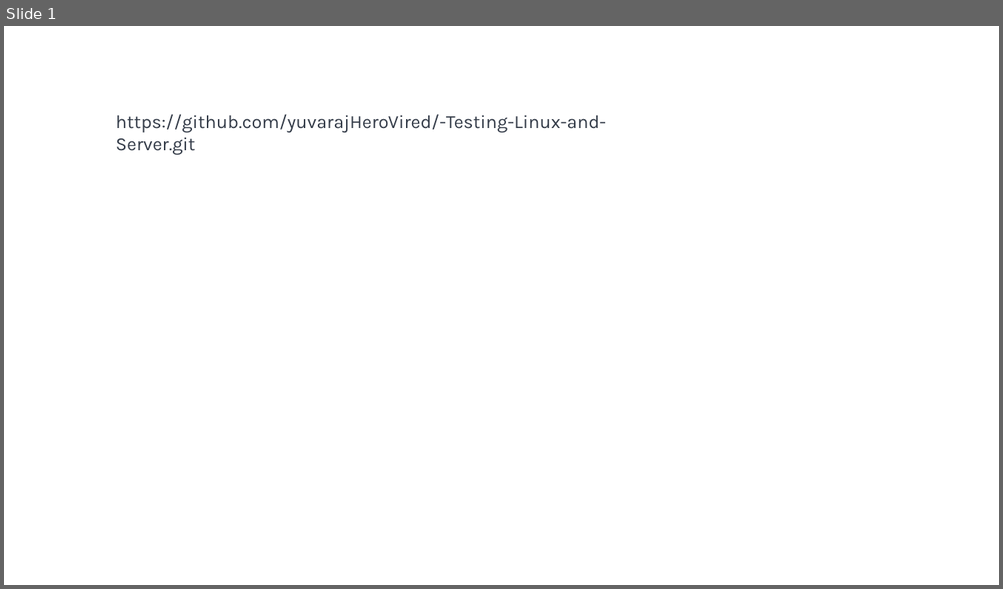
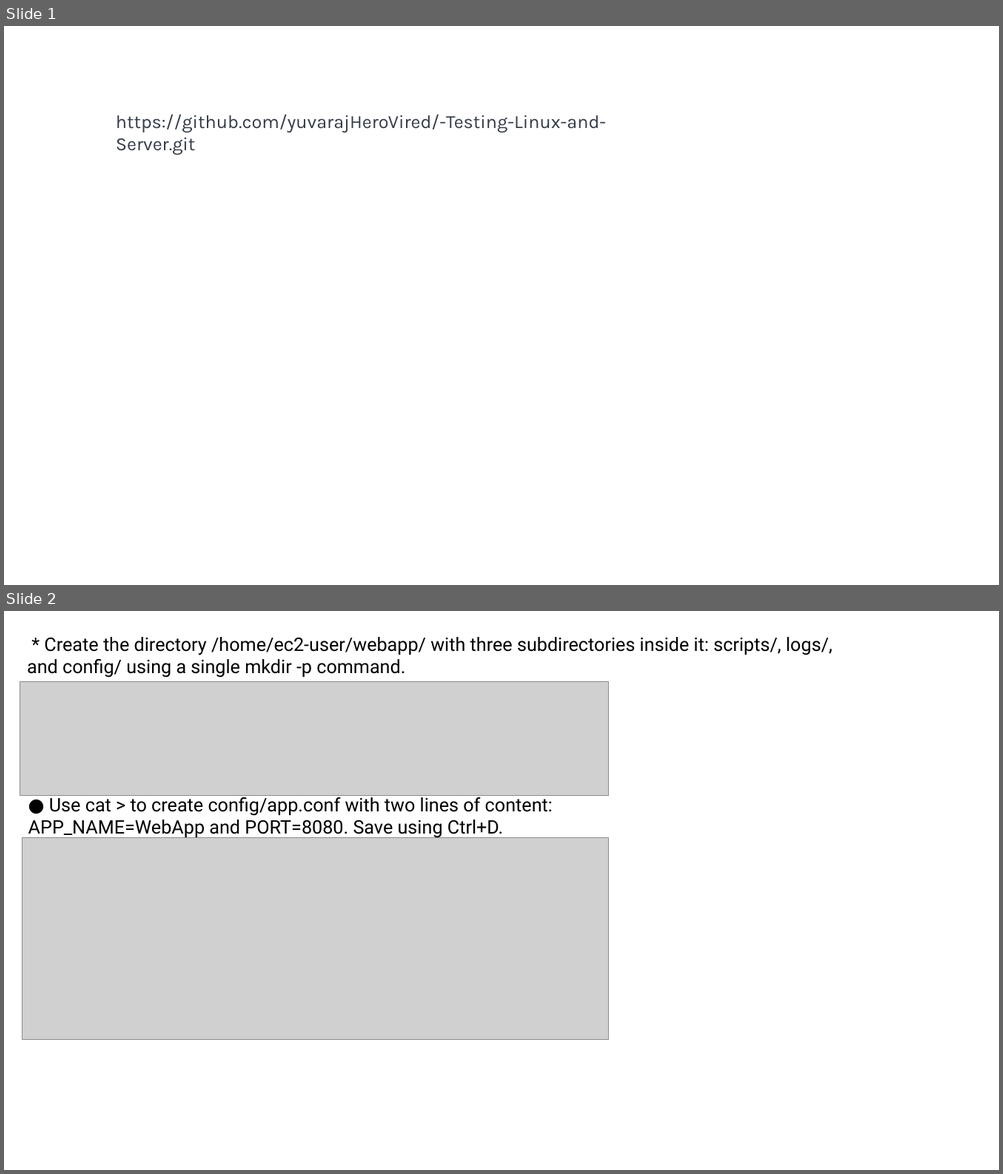
Before and after one commit to yuvarajHeroVired/-Testing-Linux-and-Server, a slide deck: Linux2.pptx. Shown one above the other, each under a label of ours: slide 1 before the commit, slides 1 and 2 after it. The pictures are 1003x589 and 1003x1174 pixels, drawn with LibreOffice and Linux fonts; fonts in the diff are those of the drawing; grey boxes stand for pictures. Boxes give left, top, right and bottom in pixels: in the first picture for what was removed or moved away, otherwise in the second. Text is boxed around its words. In the diff, an @@ line names an element or a change of style, - is before the commit and + after.

```diff
--- a/Linux2.pptx
+++ b/Linux2.pptx
@@ slide 2 added at bbox=[4, 611, 999, 1170], background #FFFFFF @@
@@ text added at bbox=[27, 637, 832, 678], 18 pt, text #000000 @@
+* Create the directory /home/ec2-user/webapp/ with three subdirectories inside it: scripts/, logs/, and config/ using a single mkdir -p command.
@@ picture added at bbox=[20, 682, 609, 796] @@
@@ text added at bbox=[28, 795, 552, 838], 18 pt, text #000000 @@
+● Use cat > to create config/app.conf with two lines of content: APP_NAME=WebApp and PORT=8080. Save using Ctrl+D.
@@ picture added at bbox=[22, 838, 609, 1040] @@
```
Also in this commit, not shown: 1 other slide added, 1 other file.
